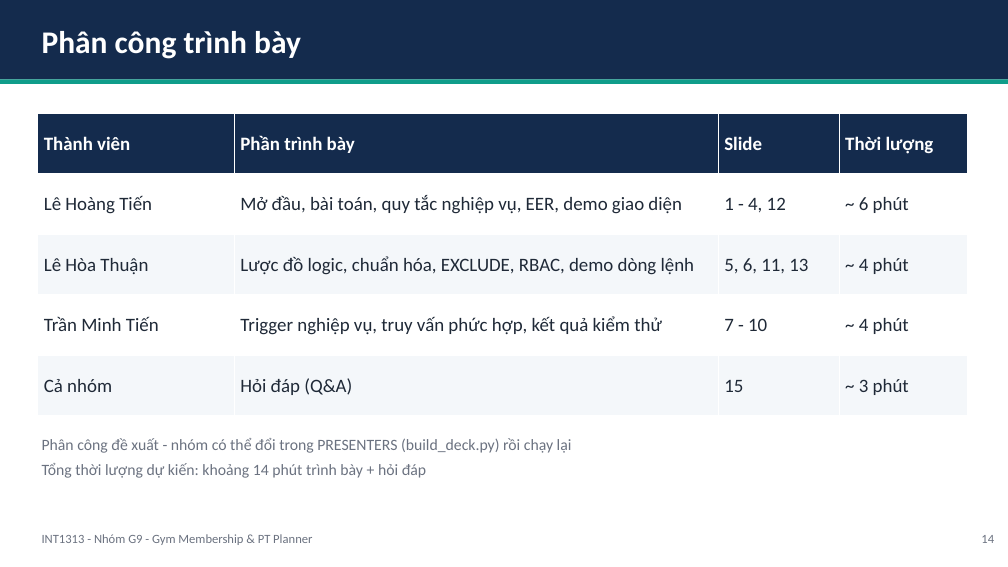
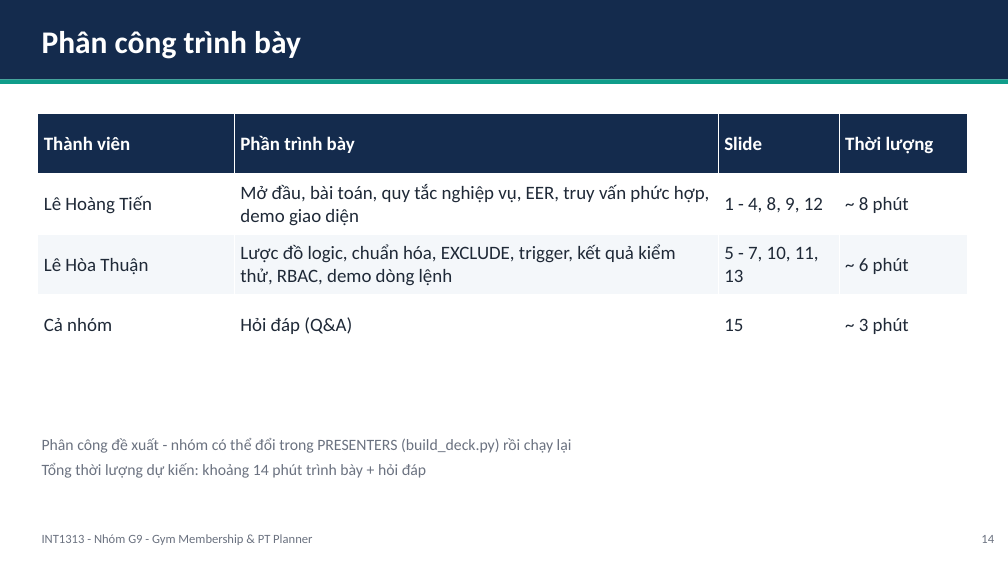
Before and after one commit to TienVN6222/PTIT_INT1313_CSDL_Group9, a slide deck: slide 14 of Phase 4/presentation/deck.pptx. Drawn at 1008x567 pixels with LibreOffice and Linux fonts; fonts in the diff are those of the drawing. Boxes give left, top, right and bottom in pixels: in the first picture for what was removed or moved away, otherwise in the second. Text is boxed around its words. In the diff, an @@ line names an element or a change of style, - is before the commit and + after.

```diff
--- a/Phase 4/presentation/deck.pptx
+++ b/Phase 4/presentation/deck.pptx
@@ table at (38, 113, 968, 355) @@
-row 2: Lê Hoàng Tiến | Mở đầu, bài toán, quy tắc nghiệp vụ, EER, demo giao diện | 1 - 4, 12 | ~ 6 phút
-row 3: Lê Hòa Thuận | Lược đồ logic, chuẩn hóa, EXCLUDE, RBAC, demo dòng lệnh | 5, 6, 11, 13 | ~ 4 phút
-row 4: Trần Minh Tiến | Trigger nghiệp vụ, truy vấn phức hợp, kết quả kiểm thử | 7 - 10 | ~ 4 phút
+row 2: Lê Hoàng Tiến | Mở đầu, bài toán, quy tắc nghiệp vụ, EER, truy vấn phức hợp, demo giao diện | 1 - 4, 8, 9, 12 | ~ 8 phút
+row 3: Lê Hòa Thuận | Lược đồ logic, chuẩn hóa, EXCLUDE, trigger, kết quả kiểm thử, RBAC, demo dòng lệnh | 5 - 7, 10, 11, 13 | ~ 6 phút
```
Also in this commit, not shown: 4 other slides changed, 14 other files.
